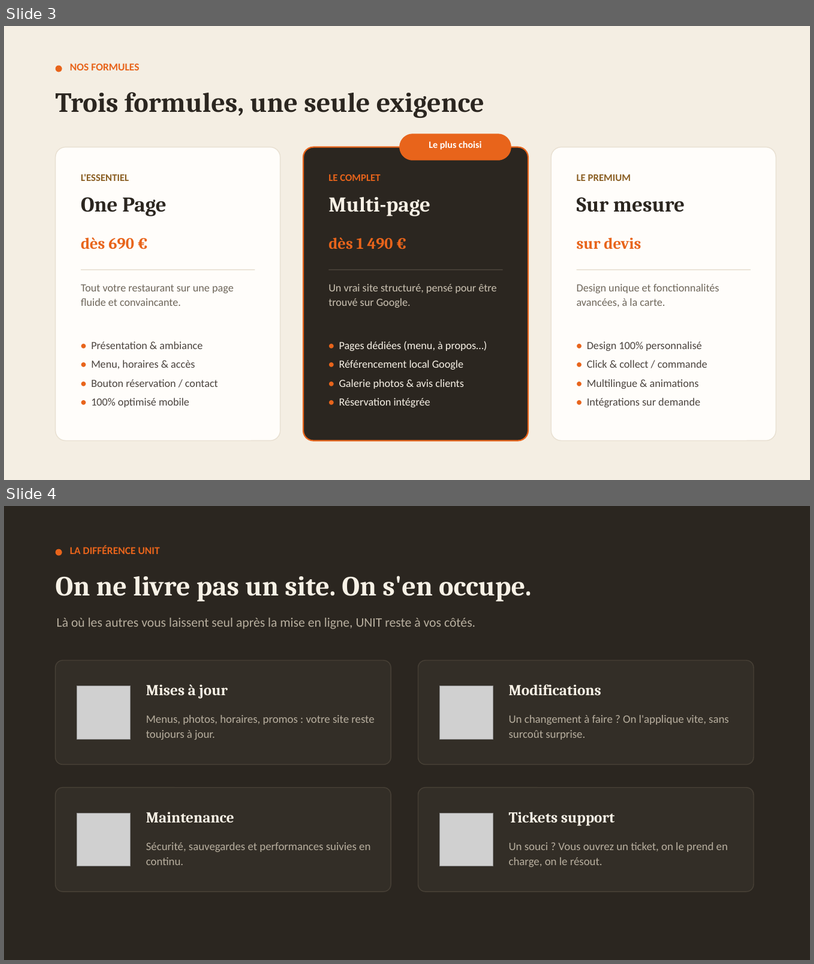
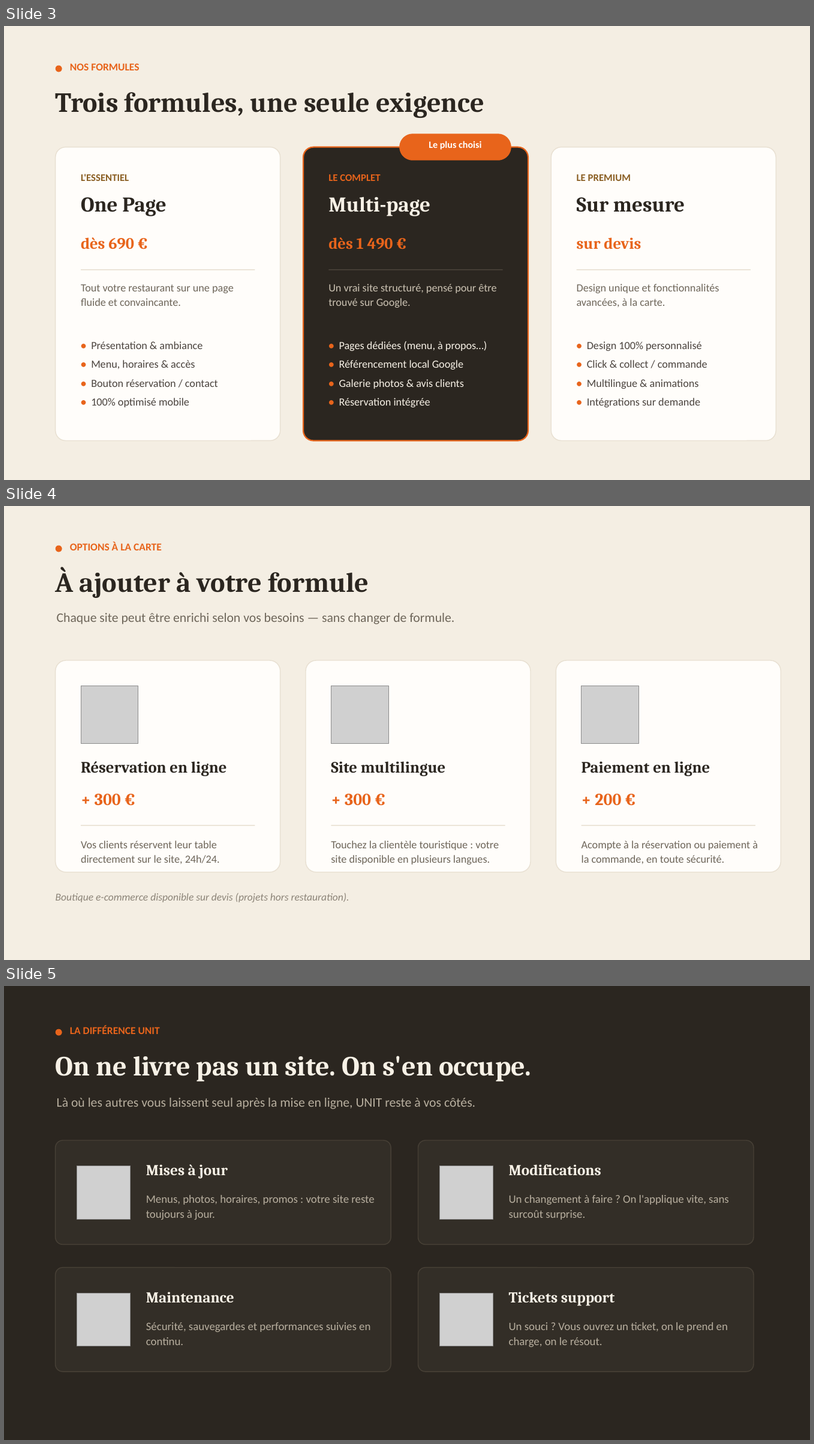
Before and after one commit to contactthefari-star/unit, a slide deck: UNIT_offres_restaurants.pptx. Shown one above the other, each under a label of ours: slides 3 and 4 before the commit, slides 3, 4 and 5 after it. The pictures are 814x964 and 814x1444 pixels, drawn with LibreOffice and Linux fonts; fonts in the diff are those of the drawing; grey boxes stand for pictures. Boxes give left, top, right and bottom in pixels: in the first picture for what was removed or moved away, otherwise in the second. Text is boxed around its words. In the diff, an @@ line names an element or a change of style, - is before the commit and + after.

```diff
--- a/UNIT_offres_restaurants.pptx
+++ b/UNIT_offres_restaurants.pptx
@@ slide 4 added at box(4, 506, 810, 960), background #FFFFFF @@
@@ rectangle added at box(4, 506, 810, 960), fill #F4EEE3 @@
@@ ellipse added at box(56, 546, 62, 552), fill #E8641B @@
@@ text added at box(70, 542, 162, 550), 12.5 pt, text #E8641B, bold @@
+OPTIONS À LA CARTE
@@ text added at box(56, 567, 369, 598), 33 pt, text #2B2620, bold @@
+À ajouter à votre formule
@@ text added at box(57, 613, 455, 624), 15.5 pt, text #6E665A @@
+Chaque site peut être enrichi selon vos besoins — sans changer de formule.
@@ rounded rectangle added at box(56, 660, 281, 872), fill #FFFDFA, outline #E8E0D2 1 pt @@
@@ rounded rectangle added at box(306, 660, 531, 872), fill #FFFDFA, outline #E8E0D2 1 pt @@
@@ rounded rectangle added at box(557, 660, 782, 872), fill #FFFDFA, outline #E8E0D2 1 pt @@
@@ picture added at box(81, 685, 138, 743) @@
@@ picture added at box(331, 685, 389, 743) @@
@@ picture added at box(582, 685, 639, 743) @@
@@ text added at box(81, 761, 227, 776), 19 pt, text #2B2620, bold @@
+Réservation en ligne
@@ text added at box(331, 761, 446, 776), 19 pt, text #2B2620, bold @@
+Site multilingue
@@ text added at box(582, 761, 711, 776), 19 pt, text #2B2620, bold @@
+Paiement en ligne
@@ text added at box(95, 793, 121, 805), 20 pt, text #E8641B, bold @@
++ 300 €
@@ text added at box(345, 793, 371, 805), 20 pt, text #E8641B, bold @@
++ 300 €
@@ text added at box(595, 793, 621, 805), 20 pt, text #E8641B, bold @@
++ 200 €
@@ rectangle added at box(81, 825, 255, 825), fill #E8E0D2 @@
@@ rectangle added at box(331, 825, 506, 825), fill #E8E0D2 @@
@@ rectangle added at box(582, 825, 756, 825), fill #E8E0D2 @@
@@ text added at box(81, 840, 220, 864), 13 pt, text #6E665A @@
+Vos clients réservent leur table directement sur le site, 24h/24.
@@ text added at box(331, 840, 499, 864), 13 pt, text #6E665A @@
+Touchez la clientèle touristique : votre site disponible en plusieurs langues.
@@ text added at box(582, 840, 758, 864), 13 pt, text #6E665A @@
+Acompte à la réservation ou paiement à la commande, en toute sécurité.
@@ text added at box(56, 892, 350, 902), 12.5 pt, text #8C8478, italic @@
+Boutique e-commerce disponible sur devis (projets hors restauration).
@@ what was slide 4 is now slide 5 @@
```
